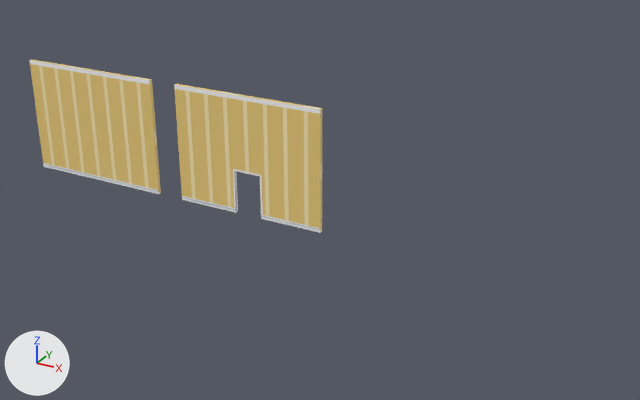
One commit to the Blender file Puppy Search/Assets/Models/KitchenCounter/KitchenCounterB.blend: the scene before it, then after it.
The view is the same before and after, from a 50 mm lens placed at (7.3, -23.1, 14.4), pointed at (-6.7, 2.3, 1.7). The lights are fixed; the arrows at lower left show +X, +Y and +Z. The same objects are shown in both versions, whatever each file hides.

In view in the first picture: 'KitchenWalls', 'KitchenWallsDoor'.
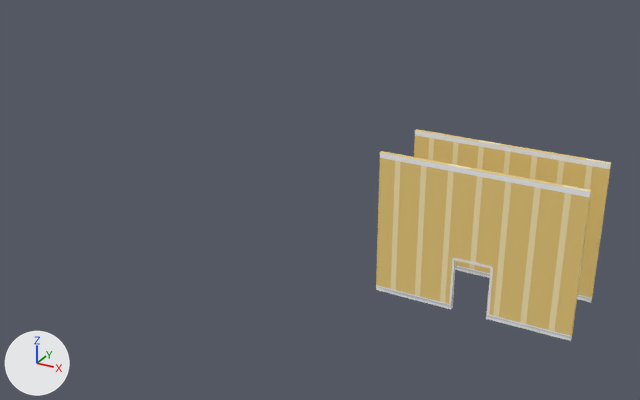
Boxes [x1, y1, x2, y2] around the edits, measured in the pictures (640 x 400 px):
'KitchenWallsDoor', moved
    before: [174, 84, 322, 233]
    after: [376, 151, 592, 341]
'KitchenWalls', moved
    before: [29, 59, 161, 194]
    after: [414, 129, 611, 302]

What changed in the scene script:
```text
Change ob_kitchenwalls:
    ob_kitchenwalls.location: (-17.59, 2.87, 0.0) -> (-0.2, 2.87, -0.18)
Change ob_kitchenwallsdoor:
    ob_kitchenwallsdoor.location: (-10.09, 2.87, 0.0) -> (-0.13, 0.01, 0.0)
```
